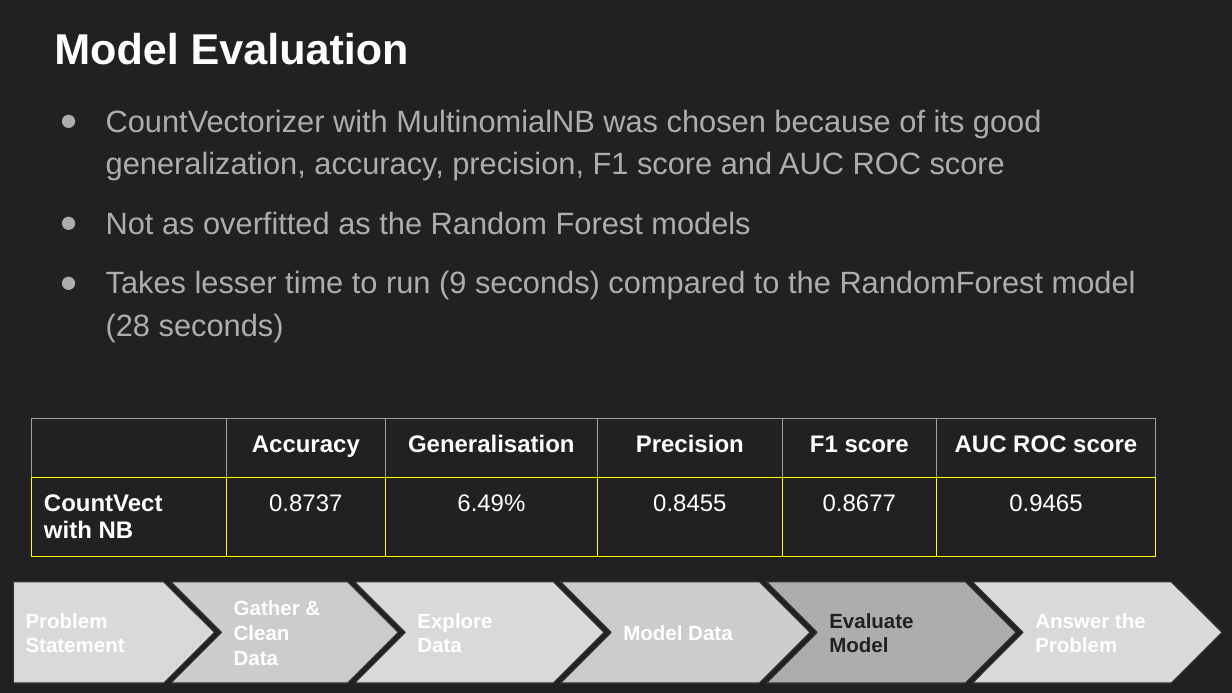
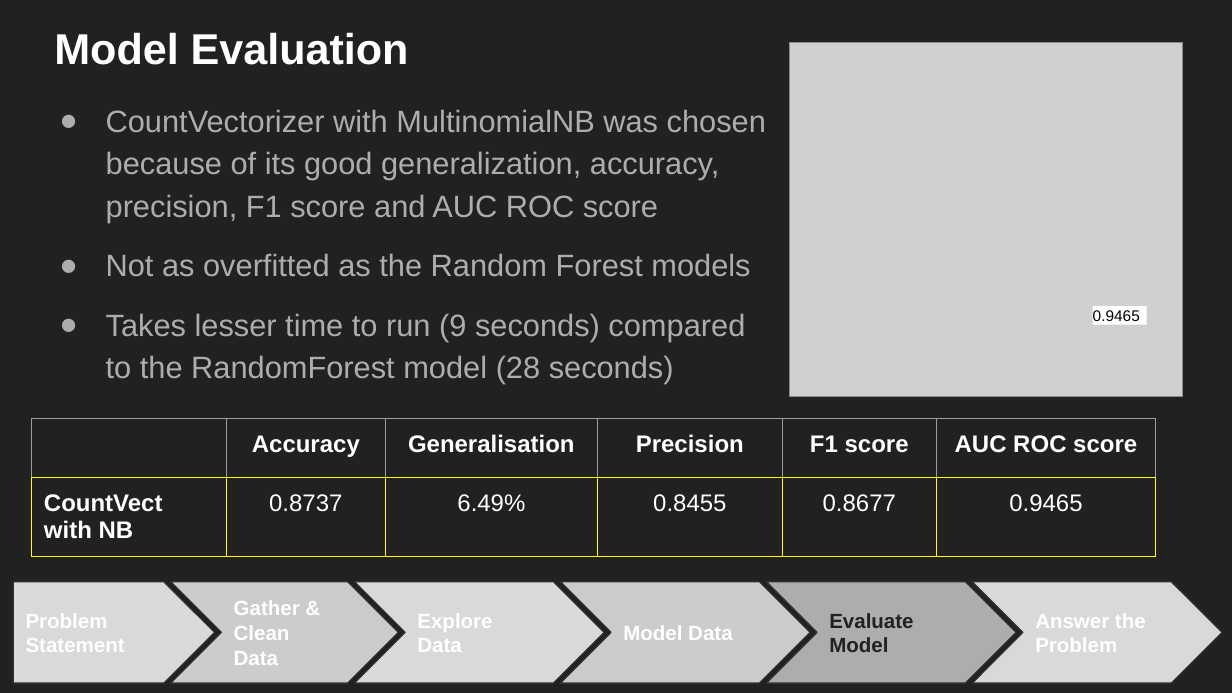
Before and after one commit to ethan-eplee/Subreddit-Classification, a slide deck: slide 11 of presentation/NLP SubReddit Classification.pptx (slide 10 before the commit). Drawn at 1232x693 pixels with LibreOffice and Linux fonts; fonts in the diff are those of the drawing; grey boxes stand for pictures. Boxes give left, top, right and bottom in pixels: in the first picture for what was removed or moved away, otherwise in the second. Text is boxed around its words. In the diff, an @@ line names an element or a change of style, - is before the commit and + after.

```diff
--- a/presentation/NLP SubReddit Classification.pptx
+++ b/presentation/NLP SubReddit Classification.pptx
@@ picture added at <box>790,42,1183,395</box> @@
@@ text "CountVectorizer with MultinomialNB was chosen ..." rewrapped from <box>106,109,1136,341</box> to <box>106,109,766,384</box> @@
@@ rectangle added at <box>1093,306,1147,324</box>, fill #FFFFFF, 9 pt, text #000000 @@
+0.9465
```
Also in this commit, not shown: 7 other slides changed, 3 slides added, 2 other files.
